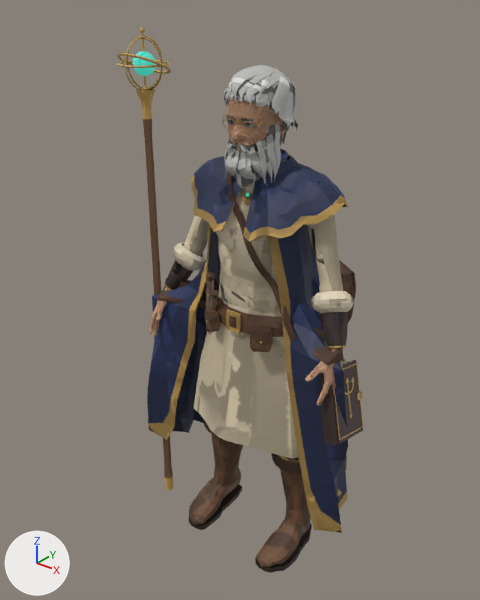
The Blender file projects/conquest-units/improved/elias.blend: old version first, new version second.
Both versions are drawn from a 50 mm camera at (1.262, -1.729, 2.002) aimed at (-0.083, -0.048, 0.96). The axes (+X, +Y, +Z) are drawn at lower left. The lights are the same throughout. The picture after the commit comes second.

Before the edit, the objects in view are built like this:
```python
me_elias = bpy.data.meshes.new('elias')
me_elias.from_pydata(...)  # 25227 vertices, 34768 faces; spans x -0.44..0.48, y -0.26..0.26, z 0.0..1.77
me_elias.materials.append(mat_elias_body)
me_elias_book = bpy.data.meshes.new('elias_book')
me_elias_book.from_pydata(...)  # 596 vertices, 642 faces; spans x 0.339..0.465, y -0.251..-0.036, z 0.65..0.917
me_elias_book.materials.append(mat_elias_book)
me_elias_staff = bpy.data.meshes.new('elias_staff')
me_elias_staff.from_pydata(...)  # 760 vertices, 796 faces; spans x -0.48..-0.3, y -0.24..-0.07, z 0.0..1.86
me_elias_staff.materials.append(mat_elias_staff)
ob_elias = bpy.data.objects.new('elias', me_elias)
ob_elias.location = (0.0, 0.0, 0.0)
ob_elias_book = bpy.data.objects.new('elias_book', me_elias_book)
ob_elias_book.location = (0.0, 0.0, 0.0)
ob_elias_staff = bpy.data.objects.new('elias_staff', me_elias_staff)
ob_elias_staff.location = (0.0, 0.0, 0.0)
```
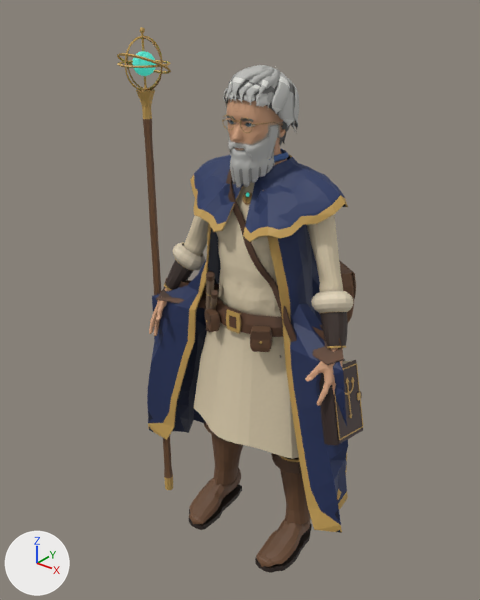
Where the change shows, as pixel boxes (x1, y1, x2, y2) in the pictures (480 x 600 px):
part 1 of me_elias, cut back
    before: (224, 123, 285, 188)
    after: (228, 125, 278, 188)
part 2 of me_elias, surface changed
    both: (147, 65, 356, 568)
part 3 of me_elias, recoloured
    both: (229, 121, 283, 163)

Patch to the scene script:
```diff
--- a/projects/conquest-units/improved/elias.blend.py
+++ b/projects/conquest-units/improved/elias.blend.py
@@ me_elias @@
 # used by ob_elias; location = (0.0, 0.0, 0.0)
-me_elias.from_pydata(...)  # 25227 vertices, 34768 faces; spans x -0.44..0.48, y -0.26..0.26, z 0.0..1.77
+me_elias.from_pydata(...)  # 23640 vertices, 32888 faces; spans x -0.44..0.48, y -0.26..0.26, z 0.0..1.77
+# me_elias part 1: 337 vertices moved from x -0.07..0.1, y -0.21..-0.07, z 1.43..1.61 to x -0.06..0.1, y -0.2..-0.07, z 1.43..1.61; 2658 vertices removed from x -0.09..0.12, y -0.21..-0.05, z 1.42..1.61; 1071 vertices added at x -0.06..0.1, y -0.2..-0.07, z 1.42..1.61
+# me_elias part 2: 30902 kept faces spanning x -0.44..0.48, y -0.26..0.26, z 0.0..1.77 get new texture (UV) coordinates
+# me_elias part 3: 2071 kept faces spanning x -0.07..0.11, y -0.2..-0.05, z 1.45..1.62 get new vertex colours
 me_elias.materials.append(mat_elias_body)
```
